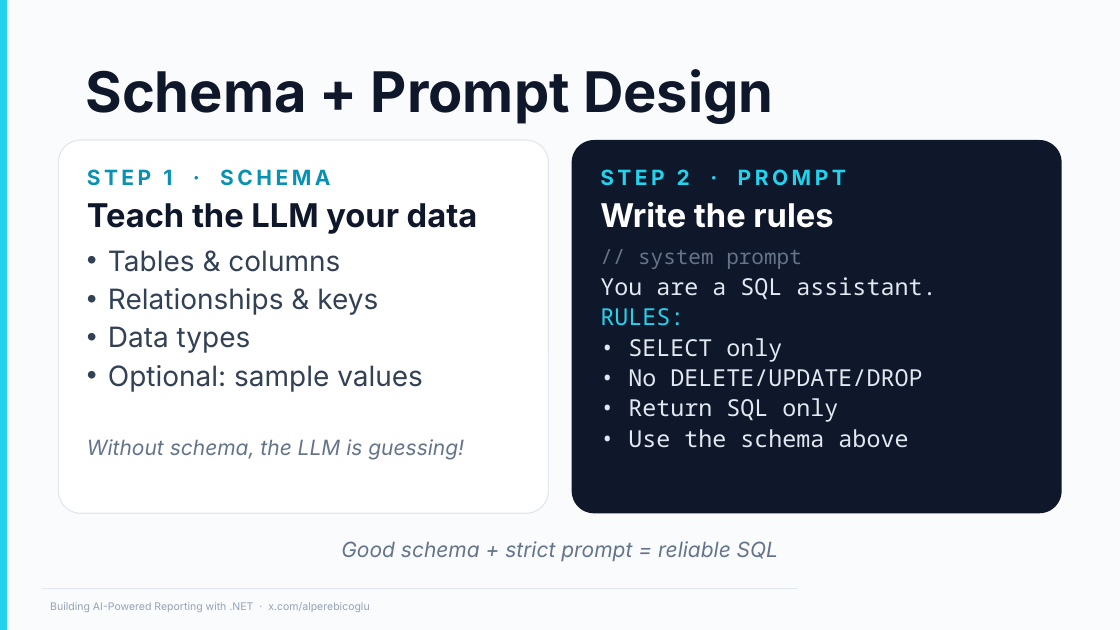
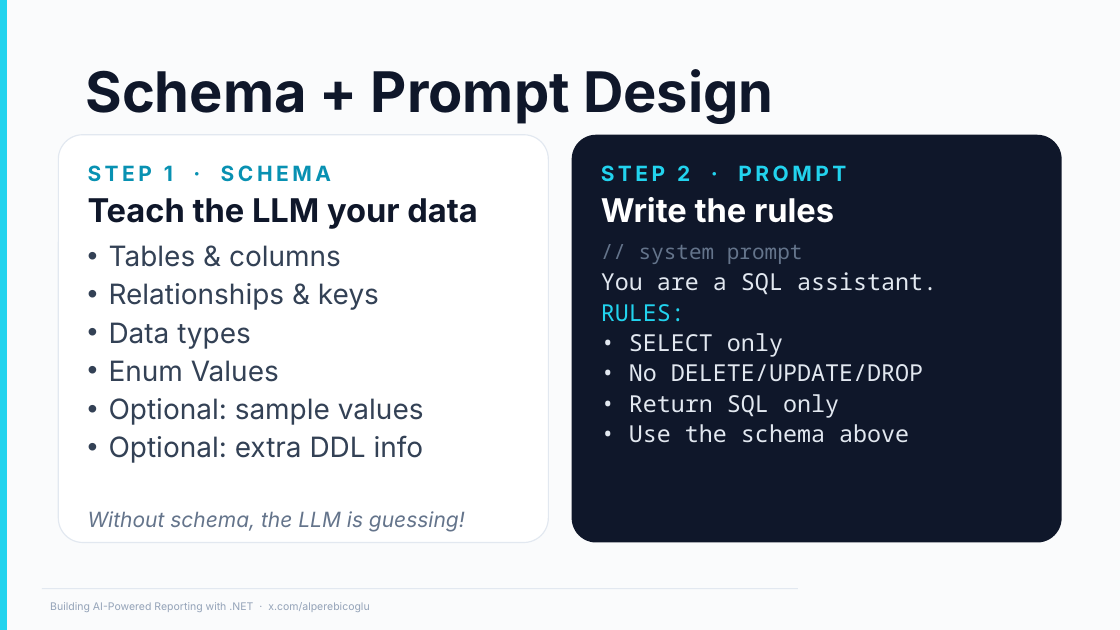
Before and after one commit to ebicoglu/chat-with-your-data-conference, a slide deck: slide 8 of Presentation.pptx. Drawn at 1120x630 pixels with LibreOffice and Linux fonts; fonts in the diff are those of the drawing; background and template pictures are left out. Boxes give left, top, right and bottom in pixels: in the first picture for what was removed or moved away, otherwise in the second. Text is boxed around its words. In the diff, an @@ line names an element or a change of style, - is before the commit and + after.

```diff
--- a/Presentation.pptx
+++ b/Presentation.pptx
@@ rounded rectangle "STEP 1 · SCHEMA": place and size @@
-rounded rectangle "STEP 1 · SCHEMA" at (58, 140, 548, 513)
+rounded rectangle "STEP 1 · SCHEMA" at (58, 134, 548, 542)
@@ rounded rectangle "STEP 2 · PROMPT": place and size @@
-rounded rectangle "STEP 2 · PROMPT" at (572, 140, 1062, 513)
+rounded rectangle "STEP 2 · PROMPT" at (572, 134, 1062, 542)
@@ text in rounded rectangle at (109, 360, 279, 382): paragraph added @@
+• Enum Values
@@ text in rounded rectangle at (109, 435, 424, 463): paragraph added @@
+• Optional: extra DDL info
@@ text removed at (341, 541, 778, 562) @@
-Good schema + strict prompt = reliable SQL
```
Also in this commit, not shown: 4 other slides changed, 1 slide added.
